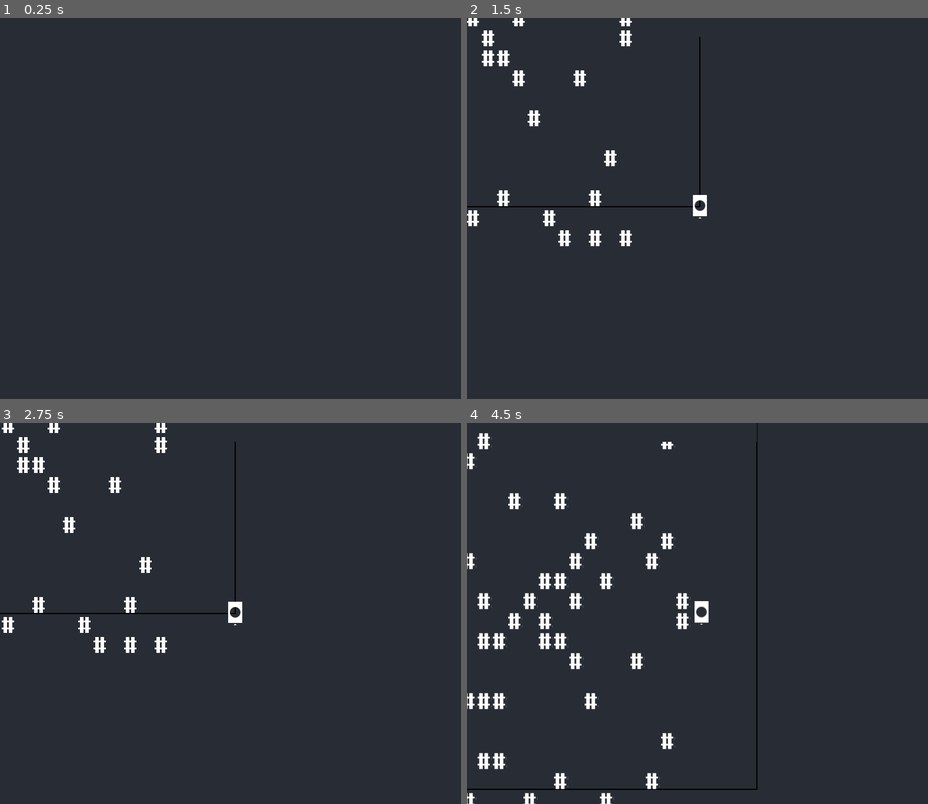
Above: before the commit, frames 1-4 (two rows, left to right).
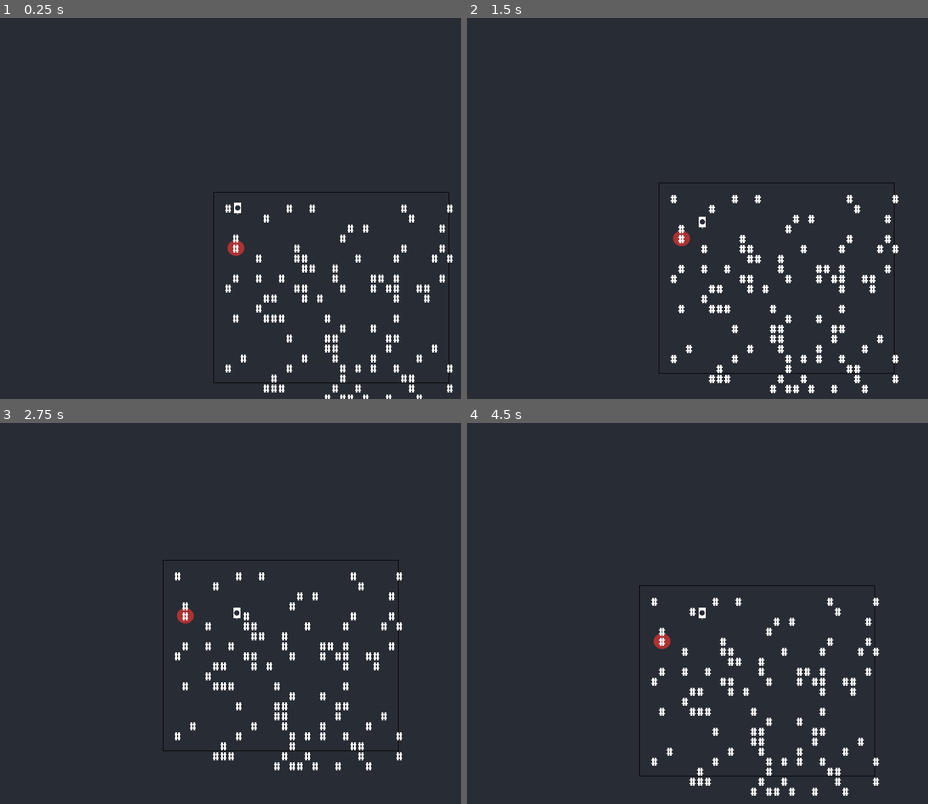
Above: after the commit, the same moments.

Repository: grantlouisherman/TransMigration
Game: Godot game, scene res://scene/main/main_scene.tscn
The game is run twice, just before and just after one commit, with the same random seed, the same clock (stepped at 60 frames per second) and the same inputs.
Inputs:
- Up to frame 1 (0.25 s): no input
- Up to frame 2 (1.5 s): tap Enter at 0.5 s; hold D (move_right) 0.53-1.28 s; hold S (move_down) from 1.28 s (still down)
- Up to frame 3 (2.75 s): release S (move_down) at 2.03 s; hold D (move_right) from 2.03 s (still down)
- Up to frame 4 (4.5 s): release D (move_right) at 2.78 s; hold W (move_up) 2.78-3.53 s; hold A (move_left) from 3.53 s (still down)

The runs differ from the first frame. In frame 1, 2.4% of the frame differs, in the area x 46-99%, y 45-100%; in frame 2, 4.3%; in frame 3, 3.9%; in frame 4, 6.3%, in the area x 0-90%, y 0-100%.

Commit message:
kind of have the boundary issue, not really

Diff:
--- a/library/DungeonSize.gd
+++ b/library/DungeonSize.gd
@@ -5,5 +5,5 @@
 const CENTER_X: int = 10
 const CENTER_Y: int = 7
 const ARROW_MARGIN: int = 32
-const WIDTH:int = 100
-const HEIGHT:int = 100
+const WIDTH:int = 30
+const HEIGHT:int = 20
--- /dev/null
+++ b/library/SpriteUtils.gd
@@ -0,0 +1,30 @@
+extends Node
+var ConvertCoord = preload("res://library/ConvertCoord.gd").new()
+var PointA = preload("res://scene/points/point_a.tscn")
+
+
+
+func _create_spawn_point(x: int, y: int, prefab: PackedScene, set_global = false)-> Node2D:
+	var spawn_point_x = 0
+	var spawn_pont_y = 0
+	if set_global:
+		if prefab == PointA:
+			Global.point_a_position = Vector2(x, y)
+			print("spawn x   :", x, " spawn y  ", y, "PREFAB", prefab)
+		spawn_point_x = x
+		spawn_pont_y = y
+		print("SPAWWWNNNN", spawn_point_x, spawn_pont_y)
+	return _create_sprite(prefab, "SpawnPoint", spawn_point_x, spawn_pont_y, 1, 1)
+
+
+func _create_sprite(
+	prefab: PackedScene,
+	group: String,
+	x: int,
+	y: int,
+	x_offset: int = 0,
+	y_offset: int = 0) -> Node2D:
+	var new_sprite = prefab.instantiate()
+	new_sprite.position = ConvertCoord.index_to_vector(x, y, x_offset, y_offset)
+	new_sprite.add_to_group(group)
+	return new_sprite
--- a/scene/main/player/player.gd
+++ b/scene/main/player/player.gd
@@ -1,5 +1,7 @@
 extends CharacterBody2D
 var speed = 400
+var DungeonCoords = preload("res://library/DungeonSize.gd").new()
+
 signal player_shrink
 signal player_grow
 signal player_moved
@@ -14,10 +16,27 @@
 @onready var agent: NavigationAgent2D = $NavigationAgent2D
 @onready var path_line: Line2D = $Line2D
 var bounds
+
+func get_camera_world_rect() -> Rect2:
+	var viewport := get_viewport()
+	var screen_rect := viewport.get_visible_rect()
+
+	# Canvas transform converts world → screen
+	# We invert it to convert screen → world
+	var canvas_xform := viewport.get_canvas_transform().affine_inverse()
+
+	var top_left := canvas_xform * screen_rect.position
+	var bottom_right := canvas_xform * (screen_rect.position + screen_rect.size)
+
+	return Rect2(top_left, bottom_right - top_left)
+
 func _ready() -> void:
-	var view = get_viewport_rect()
-	bounds = Rect2(Vector2.ZERO, view.size)
 	agent.set_target_position(Global.point_a_position)
+	var viewport = get_viewport()
+	var screen_rect = viewport.get_visible_rect()
+	bounds = Rect2(Vector2.ZERO, screen_rect.size)
+
+
 
 func _unhandled_input(event: InputEvent) -> void:
 	if event is InputEventKey:
@@ -51,11 +70,12 @@
 		win_cond.emit()
 	global_position.x = clamp(global_position.x, bounds.position.x, bounds.position.x + bounds.size.x)
 	global_position.y = clamp(global_position.y, bounds.position.y, bounds.position.y + bounds.size.y)
+	#print("PLAYER IS BOUNDDDD ======>", global_position.x, global_position.y)
 
 
 func _process(delta):
 	agent.get_next_path_position()
-
+	var world_rect = get_camera_world_rect()
 	# Get current path from NavigationAgent2D
 	var path = agent.get_current_navigation_path()
 	#print(agent.distance_to_target())
--- a/scene/main/scripts/InitWorld.gd
+++ b/scene/main/scripts/InitWorld.gd
@@ -16,6 +16,7 @@
 #var PointB = preload("res://scene/points/point_b.tscn")
 var Boundary = preload("res://scene/main/boundaries/Boundary.tscn")
 var VerticalBoundary = preload("res://scene/main/boundaries/Boundary_vertical.tscn")
+var SpriteUtils = preload("res://library/SpriteUtils.gd").new()
 # Called when the node enters the scene tree for the first time.
 var rng = RandomNumberGenerator.new()
 var last_wall_location
@@ -37,8 +38,8 @@
 	var viewport_width = viewport_size.x
 	var viewport_height = viewport_size.y
 
-	var grid_width = int(viewport_width / tile_size)
-	var grid_height = int(viewport_height / tile_size)
+	var grid_width = DungeonSize.WIDTH
+	var grid_height = DungeonSize.HEIGHT
 
 	print("WIDTH: ", viewport_width,"  Height: ",  viewport_height)
 	var view = get_viewport_rect()
@@ -47,11 +48,13 @@
 	var bound_y = bounds.size.y
 	var rand_x = randf_range(bounds.position.x, bounds.position.x + bounds.size.x)
 	var rand_y = randf_range(bounds.position.y, bounds.position.y + bounds.size.y)
+	prints("OG BOUNDS ____+++++>>>>", bounds)
 	# Player Spawn
-	_create_spawn_point(rand_x, rand_y, Player)
-
+	var player = SpriteUtils._create_spawn_point(DungeonSize.CENTER_X, DungeonSize.CENTER_Y, Player)
+	add_child(player)
 	# Point A + B Spawn
-	_create_spawn_point(0, 0, PointA, true)
+	var point_a = SpriteUtils._create_spawn_point(0, 0, PointA, true)
+	add_child(point_a)
 
 	# Create Dungeon Floor && Walls
 	#_create_dungeon(DungeonSize.MAX_X*2, DungeonSize.MAX_Y*2, Floor, GroupName.DUNGEON, false)
@@ -66,32 +69,8 @@
 
 
 func _create_boundary(x:int, y:int, prefab: PackedScene):
-	_create_sprite(prefab, "Boundaries", x, y, 100, 100)
+	add_child(SpriteUtils._create_sprite(prefab, "Boundaries", x, y, 100, 100))
 
-
-func _create_spawn_point(x: int, y: int, prefab: PackedScene, set_global = false):
-
-		if set_global:
-			if prefab == PointA:
-				Global.point_a_position = Vector2(x, y)
-				print("spawn x   :", x, " spawn y  ", y, "PREFAB", prefab)
-		spawn_point_x = x
-		spawn_pont_y = y
-		_create_sprite(prefab, "SpawnPoint", spawn_point_x, spawn_pont_y, 1, 1)
-
-
-func _create_sprite(
-	prefab: PackedScene,
-	group: String,
-	x: int,
-	y: int,
-	x_offset: int = 0,
-	y_offset: int = 0):
-	var new_sprite = prefab.instantiate()
-	new_sprite.position = ConvertCoord.index_to_vector(x, y, x_offset, y_offset)
-	new_sprite.add_to_group(group)
-	add_child(new_sprite)
-	sprite_created.emit(new_sprite)
 
 func _create_dungeon(width:int, height:int, prefab: PackedScene, group: String, doRandom: bool):
 	var xPos = 0
@@ -100,9 +79,9 @@
 		var rand_number = rng.randi_range(0,5)
 		if doRandom:
 			if rand_number == 1:
-				_create_sprite(prefab, group, xPos, yPos, 1, 1)
+				add_child(SpriteUtils._create_sprite(prefab, group, xPos, yPos, 1, 1))
 		else:
-			_create_sprite(prefab, group, xPos, yPos, 1, 1)
+			add_child(SpriteUtils._create_sprite(prefab, group, xPos, yPos, 1, 1))
 		xPos+=1
 		if xPos >= width:
 			xPos = 0
@@ -126,7 +105,7 @@
 		var rand_y = rng.randf_range(DungeonSize.MAX_Y*-1,  DungeonSize.MAX_Y )
 		var row = rand_x
 		var column = rand_y
-		_create_sprite(Wall,
+		SpriteUtils._create_sprite(Wall,
 			GroupName.DUNGEON,
 			row,
 			column,
--- a/scene/main/scripts/main_scene.gd
+++ b/scene/main/scripts/main_scene.gd
@@ -4,50 +4,37 @@
 var DungeonCoords = preload("res://library/DungeonSize.gd").new()
 var Dwarves = preload("res://sprites/dwarf.tscn")
 var ConvertCoord = preload("res://library/ConvertCoord.gd").new()
+var SpriteUtils = preload("res://library/SpriteUtils.gd").new()
+var PointA = preload("res://scene/points/point_a.tscn")
+
 var rng = RandomNumberGenerator.new()
 var p_offset_x = 100
 var p_offset_y = 50
 var mult = 10
+
 func _ready() -> void:
 	var player = get_tree().get_nodes_in_group("SpawnPoint")[0]
 	player.connect('win_cond', _won)
 	player.connect('red_touched', _red_touched)
-	#player.connect('blue_touched', _blue_touched)
+
 
 func _create_enemies():
 	for i in range(0, 1):
 		var new_x = rng.randi_range(0, DungeonCoords.MAX_X)
 		var new_y = rng.randi_range(0, DungeonCoords.MAX_Y)
-		_create_sprite(Dwarves, "Enemies", new_x, new_y)
+		add_child(SpriteUtils._create_sprite(Dwarves, "Enemies", new_x, new_y))
 
 func _won() -> void:
 	move_walls.emit()
 
 func _red_touched():
 	randomize()
-	rng = RandomNumberGenerator.new()
 	var node = (get_tree().get_nodes_in_group("SpawnPoint")[1])
+	node.queue_free()
+
 	var view = get_viewport_rect()
 
-	var bounds = Rect2(Vector2.ZERO, view.size)
-	var bound_x = bounds.size.x * .25
-	var bound_y = bounds.size.y * .25
-
-	var new_x = randf_range(bounds.position.x, bounds.position.x + bounds.size.x)
-	var new_y = randf_range(bounds.position.y, bounds.position.y + bounds.size.y)
-
-	node.position.x = new_x
-	node.position.y = new_y
+	var new_x = rng.randi_range(0, DungeonCoords.MAX_X)
+	var new_y = rng.randi_range(0, DungeonCoords.MAX_Y)
+	add_child(SpriteUtils._create_spawn_point(new_x, new_y, PointA, true))
 	_create_enemies()
-
-func _create_sprite(
-	prefab: PackedScene,
-	group: String,
-	x: int,
-	y: int,
-	x_offset: int = 0,
-	y_offset: int = 0):
-	var new_sprite = prefab.instantiate()
-	new_sprite.position = ConvertCoord.index_to_vector(x, y, x_offset, y_offset)
-	new_sprite.add_to_group(group)
-	add_child(new_sprite)
--- a/sprites/player.tscn
+++ b/sprites/player.tscn
@@ -30,6 +30,7 @@
 script = ExtResource("4_h8g4v")
 
 [node name="Camera2D" type="Camera2D" parent="."]
+zoom = Vector2(0.5, 0.5)
 position_smoothing_enabled = true
 
 [node name="NavigationAgent2D" type="NavigationAgent2D" parent="."]
